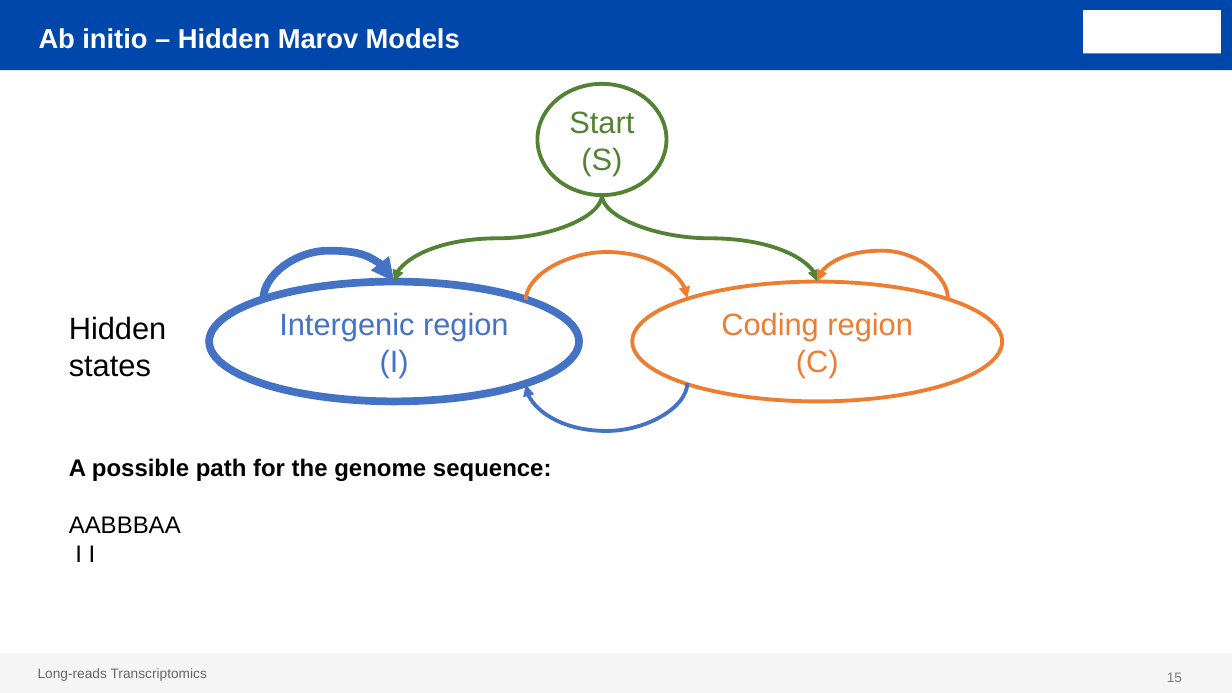
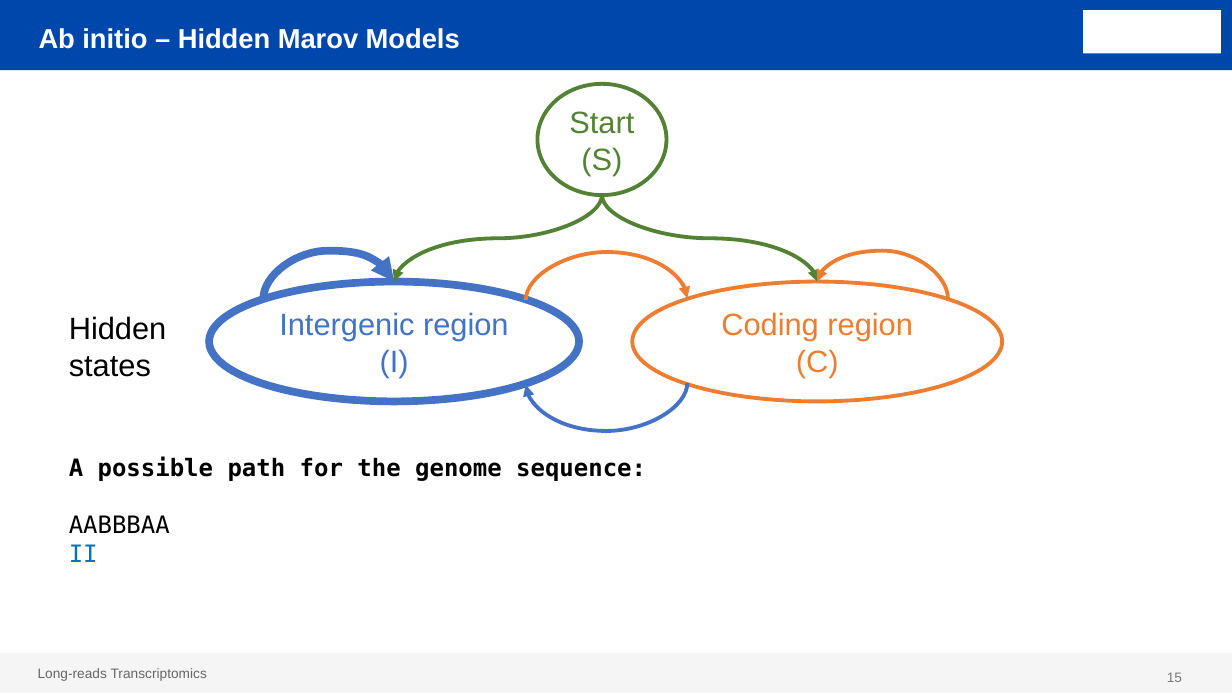
Before and after one commit to ConesaLab/VALT_Summer_Course, a slide deck: slide 15 of theory/day2/SQANTI_evidence.pptx. Drawn at 1232x693 pixels with LibreOffice and Linux fonts; fonts in the diff are those of the drawing; background and template pictures are left out. Boxes give left, top, right and bottom in pixels: in the first picture for what was removed or moved away, otherwise in the second. Text is boxed around its words. In the diff, an @@ line names an element or a change of style, - is before the commit and + after.

```diff
--- a/theory/day2/SQANTI_evidence.pptx
+++ b/theory/day2/SQANTI_evidence.pptx
@@ text at (69,456,646,481): font Arial to DejaVu Sans Mono in "A possible path for the genome sequence:" @@
@@ text at (69,515,170,562): text changed; font Arial to DejaVu Sans Mono @@
-AABBBAA
-I I
+AABBBAA
+II
```
Also in this commit, not shown: 17 other slides changed, 38 slides added, 3 slides removed, 4 other files.
